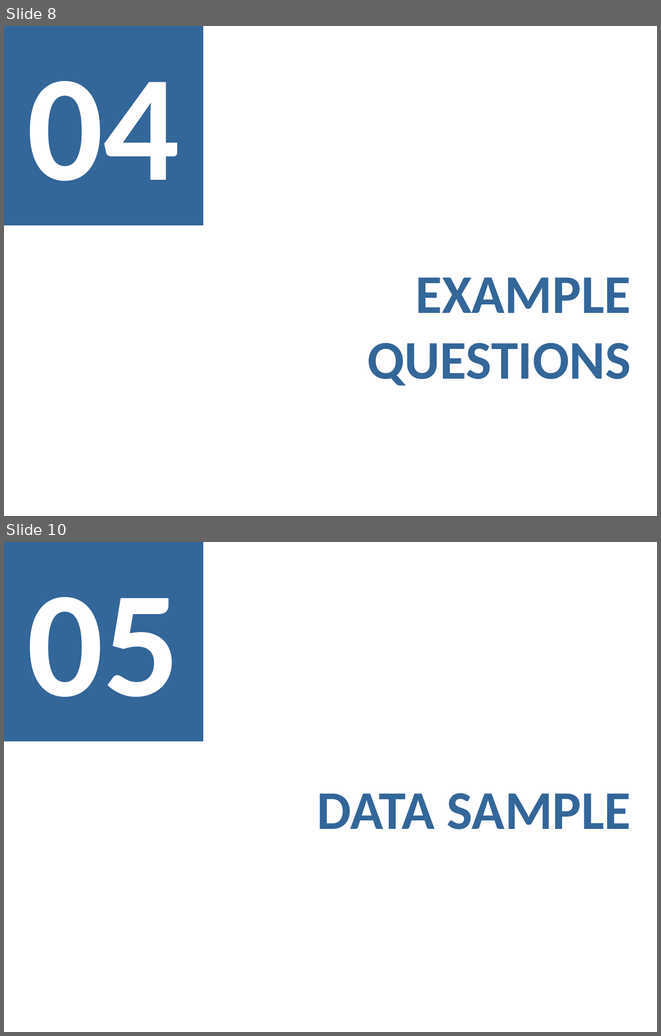
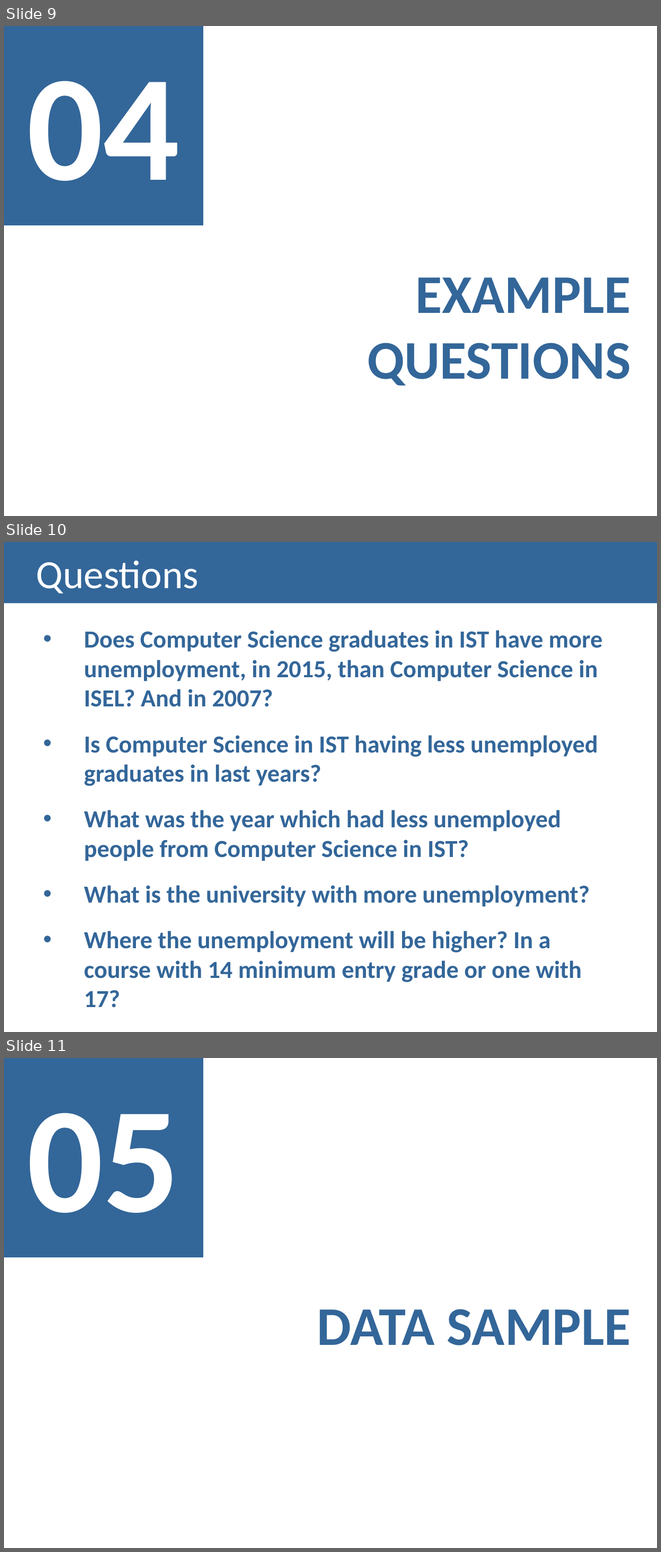
Before and after one commit to Strabox/Higher-Education-Unemployment-Portugal, a slide deck: I-Checkpoint/I-Checkpoint Presentation.pptx. Shown one above the other, each under a label of ours: slides 8 and 10 before the commit, slides 9, 10 and 11 after it; the slides between them are not shown. The pictures are 661x1036 and 661x1552 pixels, drawn with LibreOffice and Linux fonts; fonts in the diff are those of the drawing. Boxes give left, top, right and bottom in pixels: in the first picture for what was removed or moved away, otherwise in the second. Text is boxed around its words. In the diff, an @@ line names an element or a change of style, - is before the commit and + after.

Commit message:
Presentation

```diff
--- a/I-Checkpoint/I-Checkpoint Presentation.pptx
+++ b/I-Checkpoint/I-Checkpoint Presentation.pptx
@@ slide 10 added at (x1=4, y1=542, x2=657, y2=1032), background #FFFFFF @@
@@ title added at (x1=4, y1=542, x2=657, y2=603), fill #336699, 44 pt, text #FFFFFF @@
+Questions
@@ text added at (x1=84, y1=630, x2=603, y2=982), 27 pt, text #336699, bold @@
+      • Does Computer Science graduates in IST have more unemployment, in 2015, than Computer Science in ISEL? And in 2007?
+      • Is Computer Science in IST having less unemployed graduates in last years?
+      • What was the year which had less unemployed people from Computer Science in IST?
+      • What is the university with more unemployment?
+      • Where the unemployment will be higher? In a course with 14 minimum entry grade or one with 17?
@@ what was slide 8 is now slide 9 @@
@@ what was slide 10 is now slide 11 @@
```
Also in this commit, not shown: 4 slides changed, 1 other slide added, 1 slide removed.
